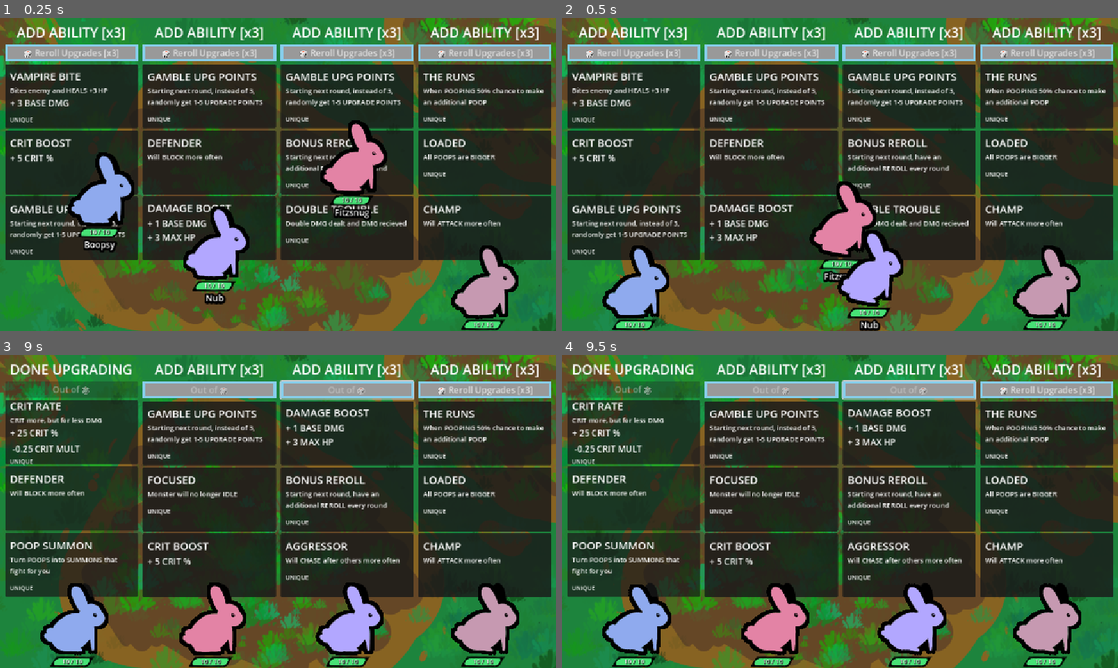
Above: before the commit, frames 1-4 (two rows, left to right).
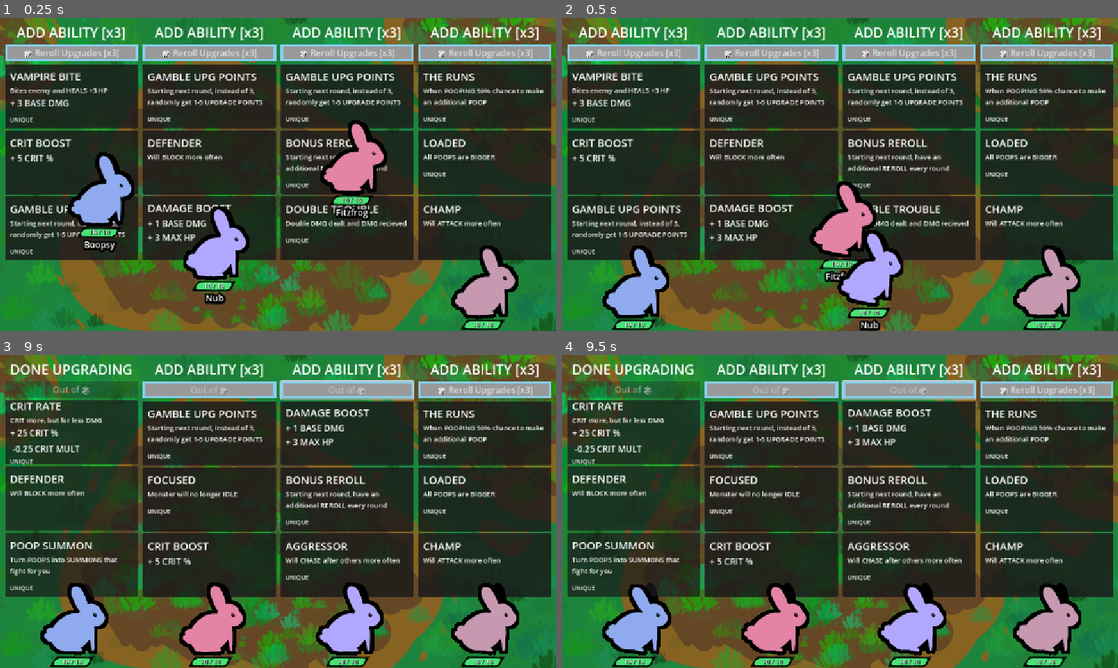
Above: after the commit, the same moments.

Repository: Galitie/tm2
Game: Godot game, scene res://test_scene.tscn
Same seed, same stepped clock (60 frames per second), same inputs: the game is played once before the commit and once after it.
Inputs (mouse positions are in pixels of both pictures, inside the frame that each line leads up to):
- Up to frame 1 (0.25 s): no input
- Up to frame 2 (0.5 s): no input
- Up to frame 3 (9 s): click "🎲 Reroll Upgrades [x3]" at 0.5 s; click "🎲 Reroll Upgrades [x2]" at 1.25 s; click "🎲 Reroll Upgrades [x1]" at 2 s; click (72, 433) at 2.77 s; click (72, 433) at 3.52 s; click "🎲 Reroll Upgrades [x3]" at 4.25 s; click "🎲 Reroll Upgrades [x2]" at 5 s; click "🎲 Reroll Upgrades [x1]" at 5.75 s; click (72, 433) at 6.52 s; click "🎲 Reroll Upgrades [x3]" at 7.25 s; click "🎲 Reroll Upgrades [x2]" at 8 s; click "🎲 Reroll Upgrades [x1]" at 8.75 s
- Up to frame 4 (9.5 s): no input

The runs differ from the first frame. In frame 1, 0.1% of the frame differs, in the area x 60-67%, y 60-65%; in frame 2, less than 0.1%; in frame 3, less than 0.1%; in frame 4, less than 0.1%.

Commit message:
Added more names

Diff:
--- a/monster.gd
+++ b/monster.gd
@@ -158,10 +158,10 @@
 
 func generate_random_name():
 	var name_parts = []
-	var title_start_list = ["Sir", "Madam", "Lord", "My Lady",  …(409 unchanged characters)… il'", "The Gentle", "The Great", "Super" ]
+	var title_start_list = ["Sir", "Madam", "Lord", "My Lady",  …(409 unchanged characters)… il'", "The Gentle", "The Great", "Super", "O'" ]
 	var first_name_prefixes = ["Snuggle", "Fluffy", "Bunny", "Cuddle", "Muffin", "Puffy", "Doodle", "Wiggly", "Tootsie", " …(576 unchanged characters)…
-	var last_name_suffixes = ["wump", "humps" , "wuff", "kins", …(484 unchanged characters)… "ween", "burt", "smeeks", "licky", "wax"]
-	var end_name_suffixes = ["Jr.", "Sr.", "II", "III", "Esq.", …(502 unchanged characters)… , "of Fuckshire", "of Yore", "of Legend"]
+	var last_name_suffixes = ["wump", "humps" , "wuff", "kins", …(484 unchanged characters)… "ween", "burt", "smeeks", "licky", "wax", "pops", "nops", "tits"]
+	var end_name_suffixes = ["Jr.", "Sr.", "II", "III", "Esq.", …(502 unchanged characters)… , "of Fuckshire", "of Yore", "of Legend", "The Wicked", "The Fabulous"]
 	if randi() % 4 == 0:
 		name_parts.append(title_start_list[randi() % title_start_list.size()])
 	var first_name = first_name_prefixes[randi() % first_name_prefixes.size()]
